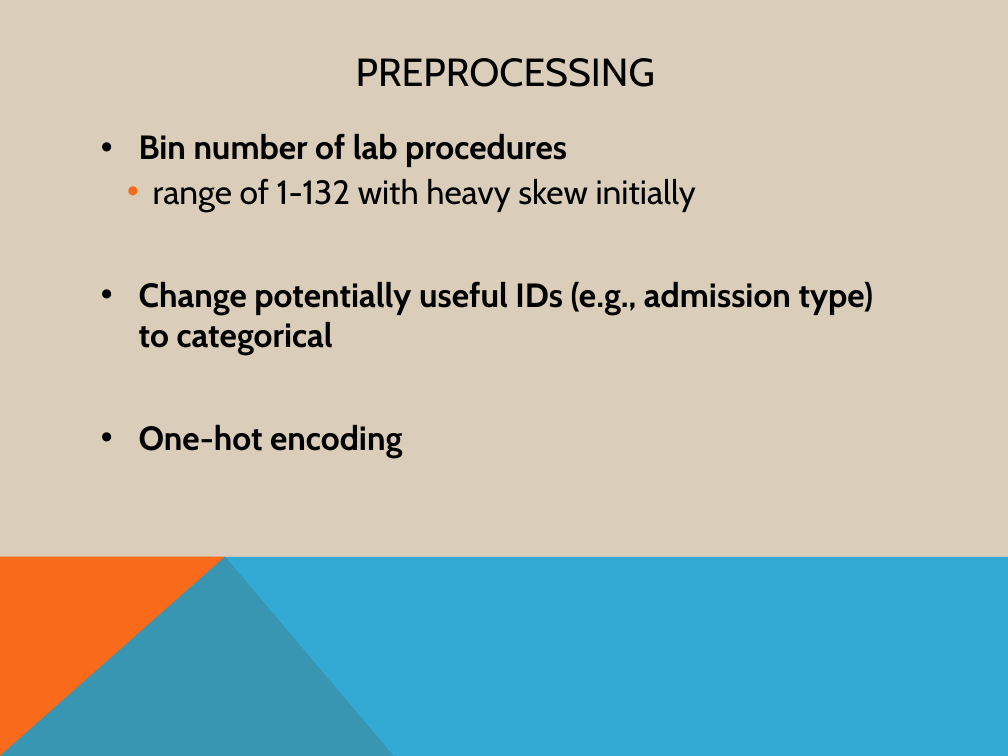
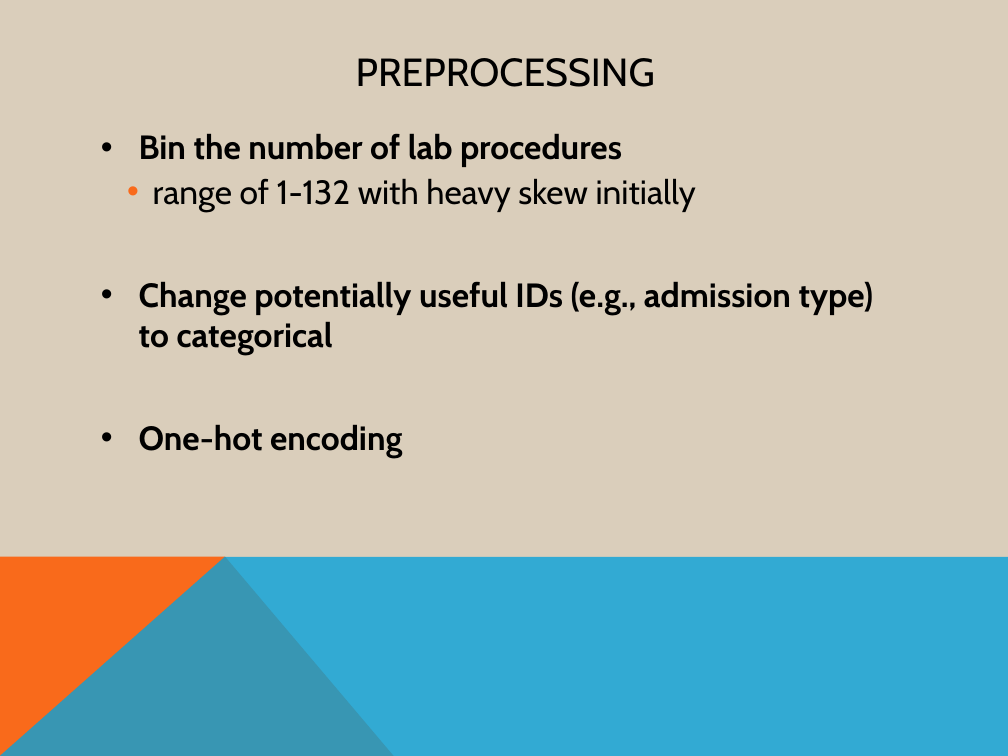
Before and after one commit to AOlden/sb-projects, a slide deck: slide 10 of diabetes_readmission/CP1_deck.pptx. Drawn at 1008x756 pixels with LibreOffice and Linux fonts; fonts in the diff are those of the drawing. Boxes give left, top, right and bottom in pixels: in the first picture for what was removed or moved away, otherwise in the second. Text is boxed around its words. In the diff, an @@ line names an element or a change of style, - is before the commit and + after.

```diff
--- a/diabetes_readmission/CP1_deck.pptx
+++ b/diabetes_readmission/CP1_deck.pptx
@@ text at (x1=139, y1=133, x2=622, y2=167): text changed @@
-• Bin number of lab procedures
+• Bin the number of lab procedures
```
Also in this commit, not shown: 9 other slides changed.
